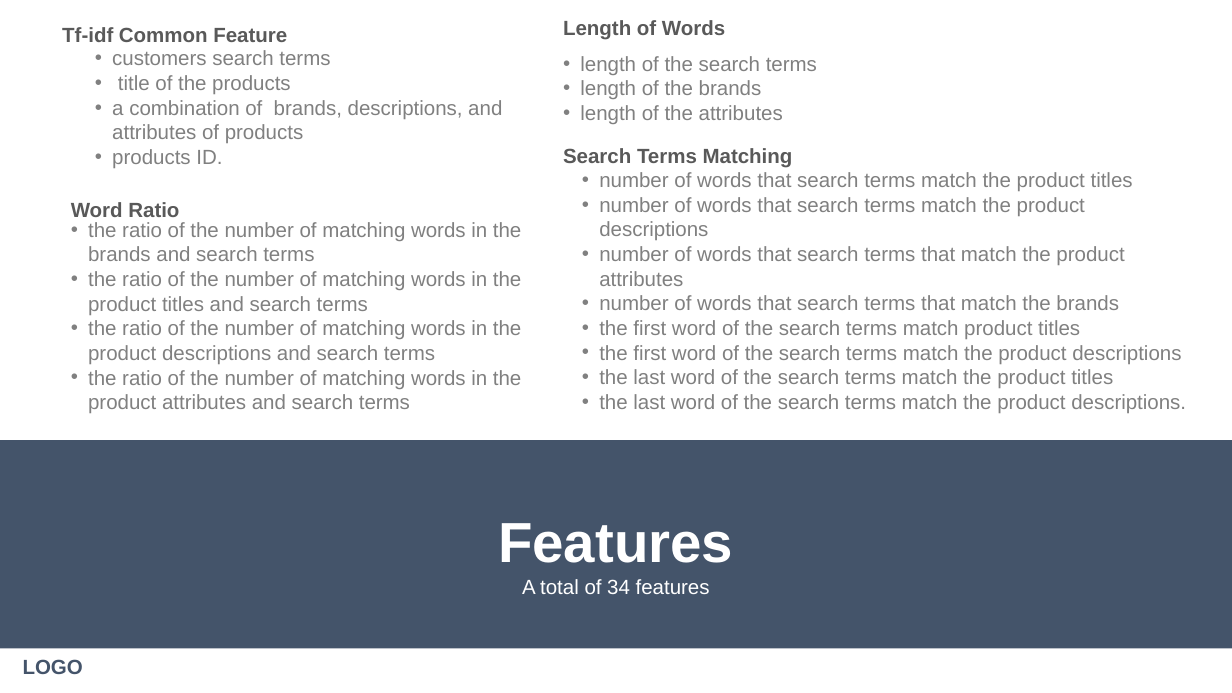
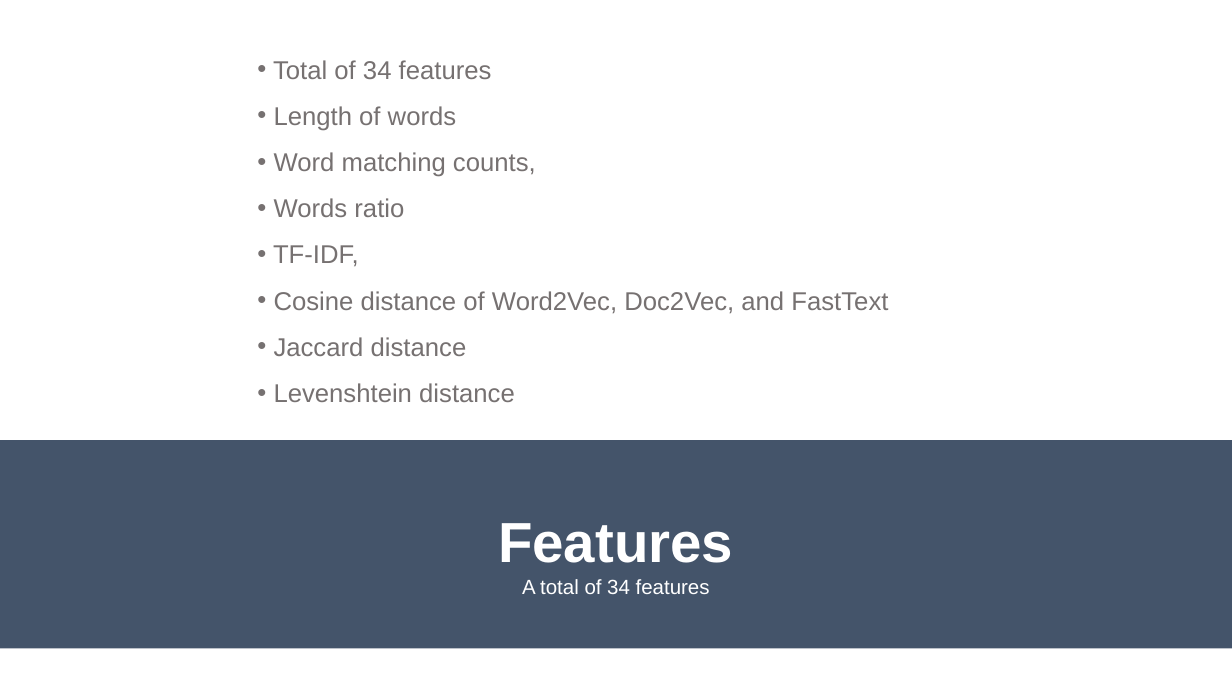
Before and after one commit to Edwardkang1004/Springboard, a slide deck: slide 7 of Capstone Project 2/Capstone Project 2.pptx (slide 8 before the commit). Drawn at 1232x693 pixels with LibreOffice and Linux fonts; fonts in the diff are those of the drawing. Boxes give left, top, right and bottom in pixels: in the first picture for what was removed or moved away, otherwise in the second. Text is boxed around its words. In the diff, an @@ line names an element or a change of style, - is before the commit and + after.

```diff
--- a/Capstone Project 2/Capstone Project 2.pptx
+++ b/Capstone Project 2/Capstone Project 2.pptx
@@ text removed at (x1=62, y1=27, x2=287, y2=42) @@
-Tf-idf Common Feature
@@ text removed at (x1=563, y1=20, x2=725, y2=40) @@
-Length of Words
@@ text removed at (x1=112, y1=50, x2=502, y2=168) @@
-• customers search terms
-• title of the products
-• a combination of brands, descriptions, and attributes of products
-• products ID.
@@ text removed at (x1=580, y1=56, x2=817, y2=124) @@
-• length of the search terms
-• length of the brands
-• length of the attributes
@@ text added at (x1=273, y1=60, x2=888, y2=402), 20 pt, text #767171 @@
+• Total of 34 features
+• Length of words
+• Word matching counts,
+• Words ratio
+• TF-IDF,
+• Cosine distance of Word2Vec, Doc2Vec, and FastText
+• Jaccard distance
+• Levenshtein distance
@@ text removed at (x1=563, y1=148, x2=793, y2=168) @@
-Search Terms Matching
@@ text removed at (x1=599, y1=172, x2=1186, y2=413) @@
-• number of words that search terms match the product titles
-• number of words that search terms match the product descriptions
-• number of words that search terms that match the product attributes
-• number of words that search terms that match the brands
-• the first word of the search terms match product titles
-• the first word of the search terms match the product descriptions
-• the last word of the search terms match the product titles
-• the last word of the search terms match the product descriptions.
@@ text removed at (x1=71, y1=202, x2=179, y2=217) @@
-Word Ratio
@@ text removed at (x1=88, y1=222, x2=521, y2=413) @@
-• the ratio of the number of matching words in the brands and search terms
-• the ratio of the number of matching words in the product titles and search terms
-• the ratio of the number of matching words in the product descriptions and search terms
-• the ratio of the number of matching words in the product attributes and search terms
@@ text removed at (x1=23, y1=659, x2=83, y2=674) @@
-LOGO
```
Also in this commit, not shown: 7 other slides changed, 1 slide added, 1 slide removed, 1 other file.
